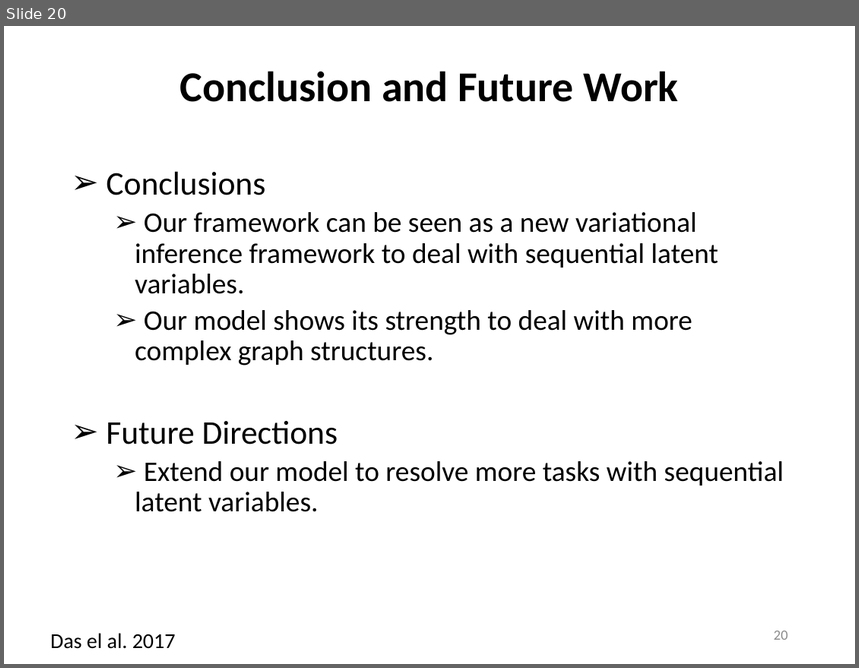
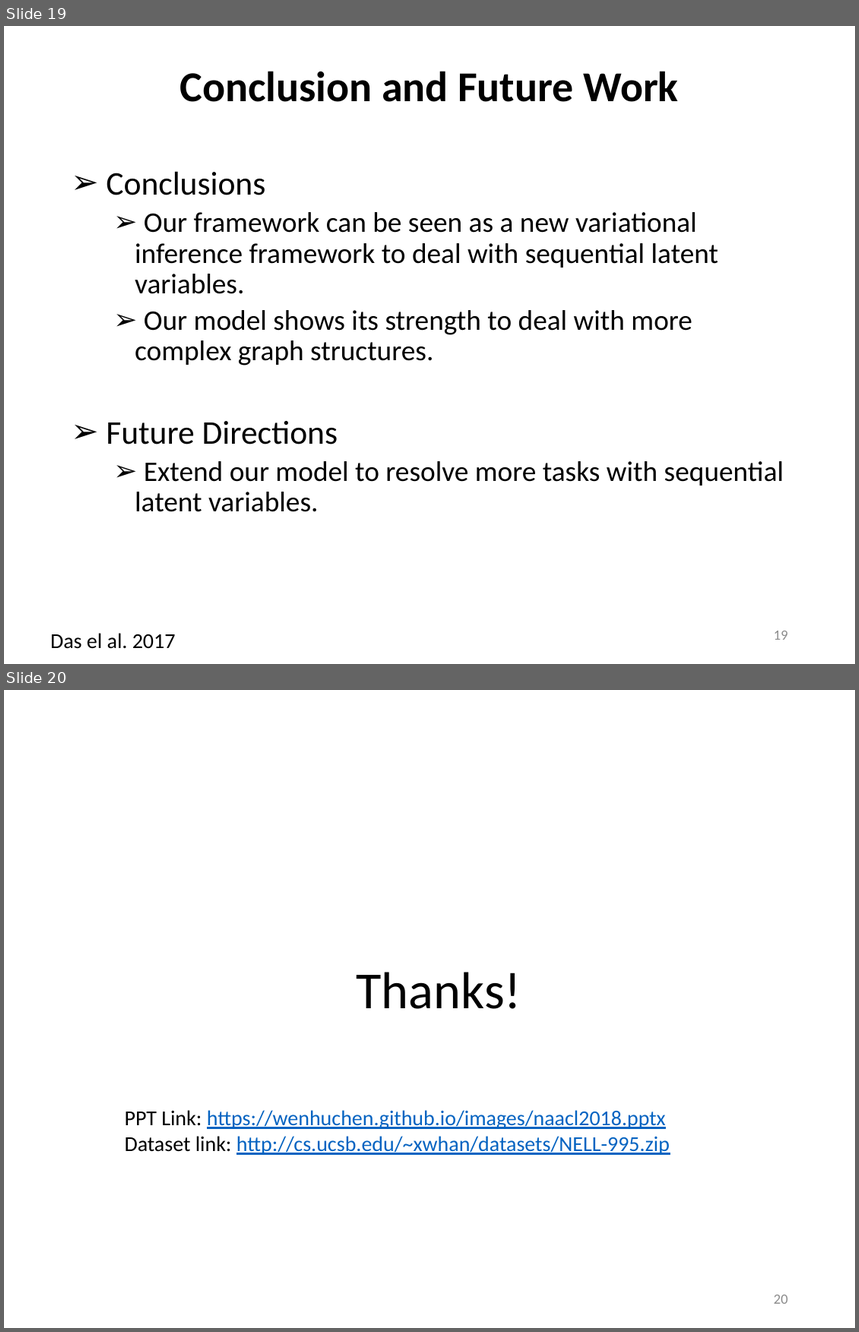
Before and after one commit to wenhuchen/wenhuchen.github.io, a slide deck: images/naacl2018.pptx. Shown one above the other, each under a label of ours: slide 20 before the commit, slides 19 and 20 after it. The pictures are 859x668 and 859x1332 pixels, drawn with LibreOffice and Linux fonts; fonts in the diff are those of the drawing. Boxes give left, top, right and bottom in pixels: in the first picture for what was removed or moved away, otherwise in the second. Text is boxed around its words. In the diff, an @@ line names an element or a change of style, - is before the commit and + after.

Commit message:
add naacl slides

```diff
--- a/images/naacl2018.pptx
+++ b/images/naacl2018.pptx
@@ slide 20 added at <box>4,690,855,1328</box>, background #FFFFFF @@
@@ text added at <box>357,972,522,1009</box>, 44 pt, text #000000 @@
+Thanks!
@@ text added at <box>125,1110,670,1155</box>, 18 pt, text #0563C1, underline @@
+PPT Link: https://wenhuchen.github.io/images/naacl2018.pptx
+Dataset link: http://cs.ucsb.edu/~xwhan/datasets/NELL-995.zip
@@ page number added at <box>774,1295,788,1304</box>, 12 pt, text #8C8C8C @@
+20
@@ what was slide 20 is now slide 19 @@
@@ page number at <box>774,631,788,640</box>: text changed @@
-20
+19
```
Also in this commit, not shown: 3 slides changed, 1 other slide added, 1 slide removed, 1 other file.
